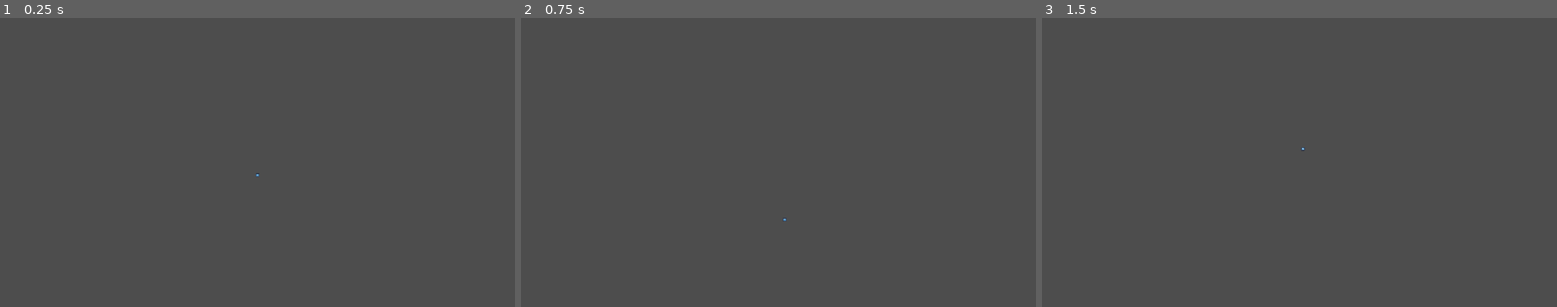
Above: before the commit, frames 1-3 (left to right).
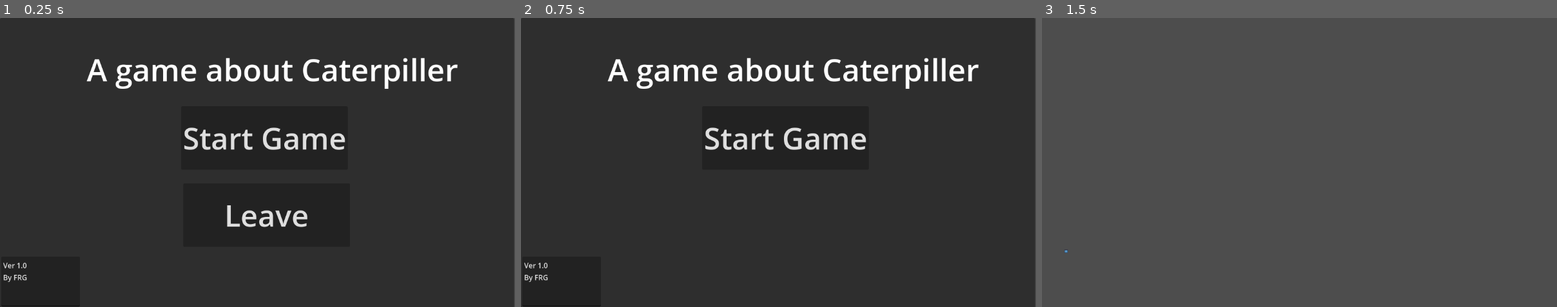
Above: after the commit, the same moments.

Repository: LoreNyanski/totem_gamejam_26
Game: Godot game, scene res://Scenes/mainMenu.tscn
The game is run twice, just before and just after one commit, with the same random seed, the same clock (stepped at 60 frames per second) and the same inputs. Before the commit the project starts from res://Scenes/main.tscn. The engine's default icon, where the game draws it, is replaced by a stand-in: a white triangle on a blue panel in a dark square.
Inputs (mouse positions are in pixels of both pictures, inside the frame that each line leads up to):
- Up to frame 1 (0.25 s): no input
- Up to frame 2 (0.75 s): click (788, 214) at 0.5 s, where only the run after the commit has a clickable "Leave"
- Up to frame 3 (1.5 s): click (1304, 139) at 1.25 s, where only the run after the commit has a clickable "Start Game"

The runs differ from the first frame. In frame 1, 99% of the frame differs, in the area x 0-100%, y 0-100%; in frame 2, 99%; in frame 3, less than 0.1%.

Commit message:
Added main menu to the game
Added main menu as well as caterpillar sprite

Diff:
--- a/Scenes/catterpillar_skeletonless.tscn
+++ b/Scenes/catterpillar_skeletonless.tscn
@@ -2,8 +2,54 @@
 
 [ext_resource type="PackedScene" uid="uid://8d3ym0yo0a12" path="res://Scenes/catterpillar_segment.tscn" id="1_5fwk0"]
 [ext_resource type="Script" uid="uid://csxcm27v4whsb" path="res://Scripts/catterpillar_skeletonless.gd" id="1_y5300"]
-[ext_resource type="Script" path="res://Scripts/cursor.gd" id="3_axev3"]
+[ext_resource type="Texture2D" uid="uid://c6edql3i28m8v" path="res://Assests/CaterPillerB.png" id="3_4bqji"]
+[ext_resource type="Script" uid="uid://c5cdejattkde" path="res://Scripts/cursor.gd" id="3_axev3"]
 [ext_resource type="Texture2D" uid="uid://ccw5u862u2hiu" path="res://icon.svg" id="4_isc0u"]
+
+[sub_resource type="AtlasTexture" id="AtlasTexture_cr6i1"]
+atlas = ExtResource("3_4bqji")
+region = Rect2(0, 0, 128, 128)
+
+[sub_resource type="SpriteFrames" id="SpriteFrames_isc0u"]
+animations = [{
+"frames": [{
+"duration": 1.0,
+"texture": SubResource("AtlasTexture_cr6i1")
+}],
+"loop": true,
+"name": &"default",
+"speed": 5.0
+}]
+
+[sub_resource type="AtlasTexture" id="AtlasTexture_4bqji"]
+atlas = ExtResource("3_4bqji")
+region = Rect2(128, 0, 128, 128)
+
+[sub_resource type="SpriteFrames" id="SpriteFrames_cr6i1"]
+animations = [{
+"frames": [{
+"duration": 1.0,
+"texture": SubResource("AtlasTexture_4bqji")
+}],
+"loop": true,
+"name": &"default",
+"speed": 5.0
+}]
+
+[sub_resource type="AtlasTexture" id="AtlasTexture_xr2t8"]
+atlas = ExtResource("3_4bqji")
+region = Rect2(256, 0, 128, 128)
+
+[sub_resource type="SpriteFrames" id="SpriteFrames_h22po"]
+animations = [{
+"frames": [{
+"duration": 1.0,
+"texture": SubResource("AtlasTexture_xr2t8")
+}],
+"loop": true,
+"name": &"default",
+"speed": 5.0
+}]
 
 [node name="Catterpillar" type="Node2D" unique_id=38123875 node_paths=PackedStringArray("segments")]
 script = ExtResource("1_y5300")
@@ -14,10 +60,10 @@
 mass = 0.5
 grip_action = "Grip1"
 
-[node name="Catterpillar_segment#Camera2D" type="Camera2D" parent="." unique_id=1165740212]
-
-[node name="Catterpillar_segment#Icon" type="Sprite2D" parent="." unique_id=945877991]
-scale = Vector2(0.1796875, 0.171875)
+[node name="AnimatedSprite2D" type="AnimatedSprite2D" parent="Ass" unique_id=1239205942]
+visible = false
+position = Vector2(21, 0)
+sprite_frames = SubResource("SpriteFrames_isc0u")
 
 [node name="DampedSpringJoint2D" type="DampedSpringJoint2D" parent="." unique_id=1476572035]
 position = Vector2(-11, 0)
@@ -30,6 +76,10 @@
 
 [node name="Middle" parent="." unique_id=48501730 instance=ExtResource("1_5fwk0")]
 grip_action = "Grip2"
+
+[node name="AnimatedSprite2D" type="AnimatedSprite2D" parent="Middle" unique_id=2034323224]
+visible = false
+sprite_frames = SubResource("SpriteFrames_cr6i1")
 
 [node name="Cursor" type="Node2D" parent="Middle" unique_id=1748558029]
 script = ExtResource("3_axev3")
@@ -52,3 +102,7 @@
 [node name="Head" parent="." unique_id=650862274 instance=ExtResource("1_5fwk0")]
 position = Vector2(21, 0)
 grip_action = "Grip3"
+
+[node name="AnimatedSprite2D" type="AnimatedSprite2D" parent="Head" unique_id=1078460514]
+visible = false
+sprite_frames = SubResource("SpriteFrames_h22po")
--- /dev/null
+++ b/Scenes/mainMenu.tscn
@@ -0,0 +1,74 @@
+[gd_scene format=3 uid="uid://bb6ljs2ejpfsm"]
+
+[ext_resource type="Script" uid="uid://dsabebfqy7a46" path="res://Scripts/main_menu.gd" id="1_60k44"]
+
+[sub_resource type="GDScript" id="GDScript_5pknu"]
+script/source = "extends Button
+
+
+# Called when the node enters the scene tree for the first time.
+func _ready() -> void:
+	pass # Replace with function body.
+
+
+# Called every frame. 'delta' is the elapsed time since the previous frame.
+func _process(delta: float) -> void:
+	pass
+"
+
+[node name="Control" type="Control" unique_id=851994692]
+layout_mode = 3
+anchors_preset = 15
+anchor_right = 1.0
+anchor_bottom = 1.0
+grow_horizontal = 2
+grow_vertical = 2
+script = ExtResource("1_60k44")
+
+[node name="Panel" type="Panel" parent="." unique_id=613720695]
+layout_mode = 0
+offset_right = 1150.0
+offset_bottom = 650.0
+
+[node name="Button" type="Button" parent="." unique_id=1560890070]
+layout_mode = 0
+offset_left = 405.0
+offset_top = 198.0
+offset_right = 778.0
+offset_bottom = 340.0
+theme_override_font_sizes/font_size = 67
+text = "Start Game"
+script = SubResource("GDScript_5pknu")
+
+[node name="Button2" type="Button" parent="." unique_id=63275537]
+layout_mode = 0
+offset_left = 410.0
+offset_top = 371.0
+offset_right = 783.0
+offset_bottom = 513.0
+theme_override_font_sizes/font_size = 67
+text = "Leave"
+
+[node name="TextEdit" type="TextEdit" parent="." unique_id=1571026774]
+layout_mode = 0
+offset_left = 3.0
+offset_top = 535.0
+offset_right = 179.0
+offset_bottom = 647.0
+text = "Ver 1.0
+By FRG"
+
+[node name="Label" type="Label" parent="." unique_id=896477560]
+layout_mode = 0
+offset_left = 194.0
+offset_top = 68.0
+offset_right = 1025.0
+offset_bottom = 163.0
+theme_override_font_sizes/font_size = 69
+text = "A game about Caterpiller"
+
+[connection signal="pressed" from="Button" to="." method="_on_button_pressed"]
+[connection signal="hidden" from="Button2" to="." method="_on_button_2_hidden"]
+[connection signal="mouse_entered" from="Button2" to="." method="_on_button_2_mouse_entered"]
+[connection signal="mouse_exited" from="Button2" to="." method="_on_button_2_mouse_exited"]
+[connection signal="pressed" from="Button2" to="." method="_on_button_2_pressed"]
--- /dev/null
+++ b/Scripts/main_menu.gd
@@ -0,0 +1,32 @@
+extends Control
+@onready var button_2: Button = $Button2
+@onready var button: Button = $Button
+
+
+# Called when the node enters the scene tree for the first time.
+func _ready() -> void:
+	pass # Replace with function body.
+
+
+# Called every frame. 'delta' is the elapsed time since the previous frame.
+func _process(delta: float) -> void:
+	pass
+
+
+func _on_button_pressed() -> void:
+	print("Im starting it")
+	get_tree().change_scene_to_file("res://Scenes/main.tscn")
+
+
+func _on_button_2_pressed() -> void:
+	button_2.visible=false
+
+
+
+
+func _on_button_2_mouse_entered() -> void:
+	button_2.text="leaf"
+
+
+func _on_button_2_mouse_exited() -> void:
+	button_2.text="leave"
--- a/project.godot
+++ b/project.godot
@@ -11,7 +11,7 @@
 [application]
 
 config/name="Caterpillar"
-run/main_scene="uid://dp76ju14yojwu"
+run/main_scene="uid://bb6ljs2ejpfsm"
 config/features=PackedStringArray("4.6", "Forward Plus")
 config/icon="res://icon.svg"
 
Binary file added: Assests/CaterPillerB.png
Not shown, added: Assests/CaterPillerB.png.import
Not shown, added: Scripts/main_menu.gd.uid
